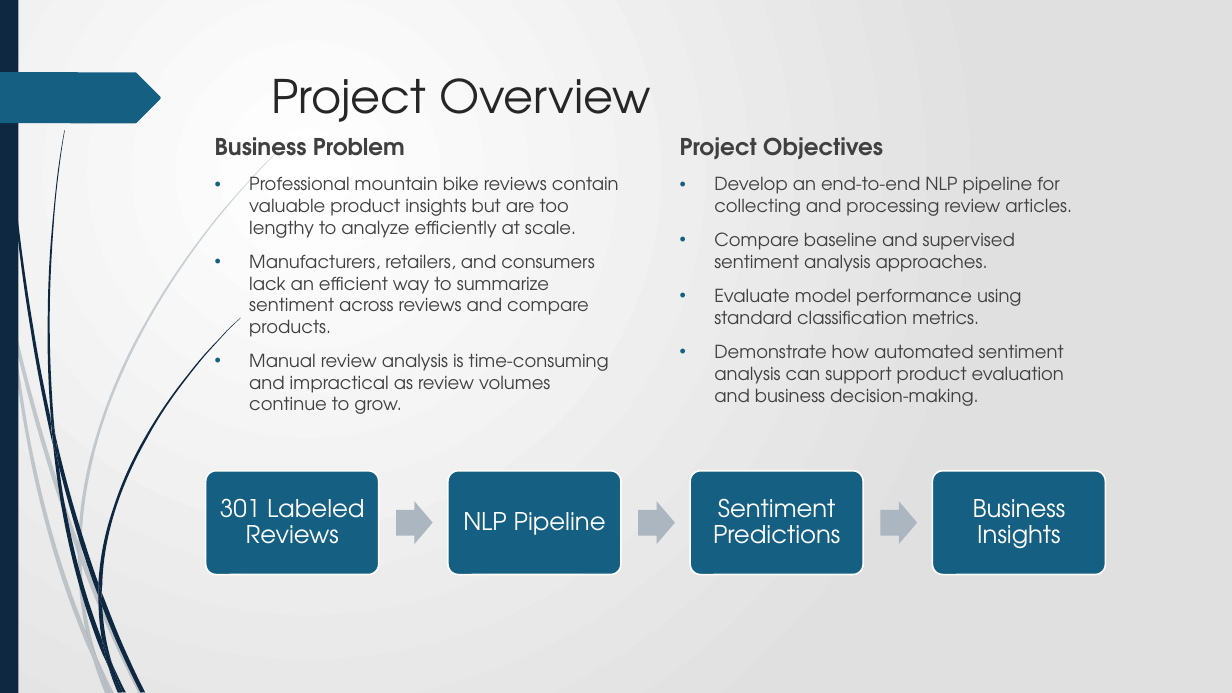
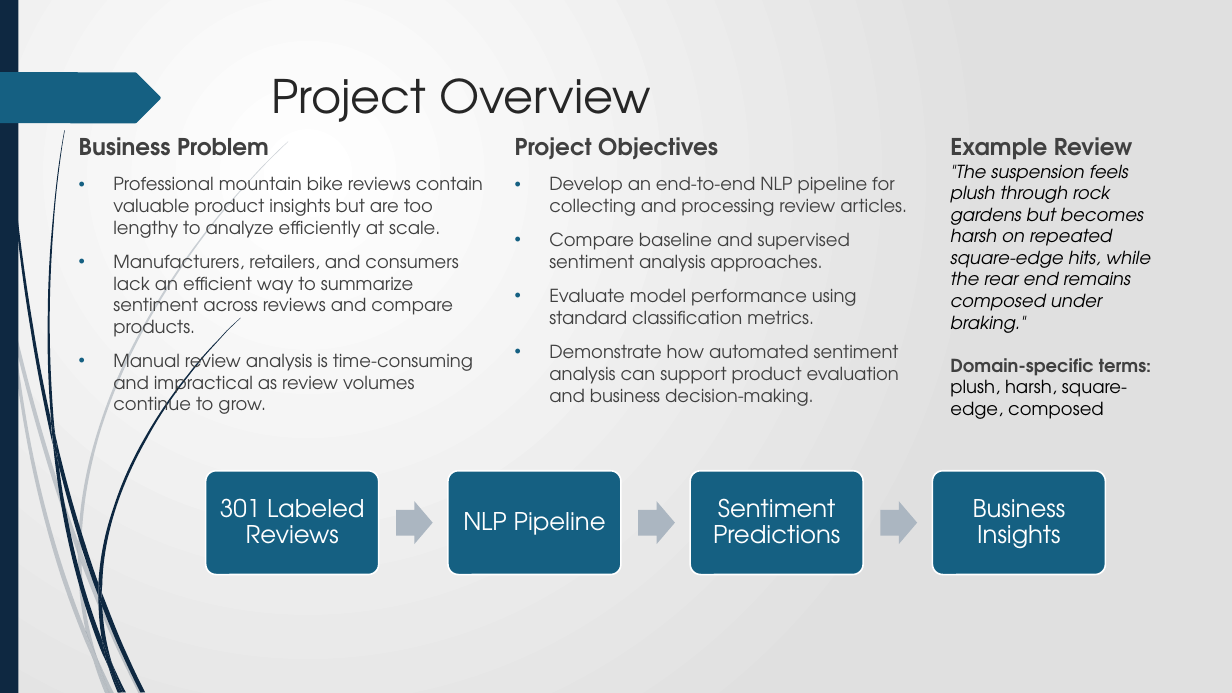
Before and after one commit to Austin-Engstrom/capstone-ds785, a slide deck: slide 2 of project_documents/DS785_Final_Presentation.pptx. Drawn at 1232x693 pixels with LibreOffice and Linux fonts; fonts in the diff are those of the drawing. Boxes give left, top, right and bottom in pixels: in the first picture for what was removed or moved away, otherwise in the second. Text is boxed around its words. In the diff, an @@ line names an element or a change of style, - is before the commit and + after.

```diff
--- a/project_documents/DS785_Final_Presentation.pptx
+++ b/project_documents/DS785_Final_Presentation.pptx
@@ text "Business Problem" rewrapped from (215,137,619,414) to (79,137,483,419) @@
@@ text "Project Objectives": place and size @@
-text "Project Objectives" at (680,137,1072,406)
+text "Project Objectives" at (515,137,907,406)
@@ text added at (950,137,1151,419), 14 pt, text #000000, italic @@
+Example Review
+"The suspension feels plush through rock gardens but becomes harsh on repeated square-edge hits, while the rear end remains composed under braking."
+Domain-specific terms:
+plush, harsh, square-edge, composed
```
Also in this commit, not shown: 3 other slides changed.
